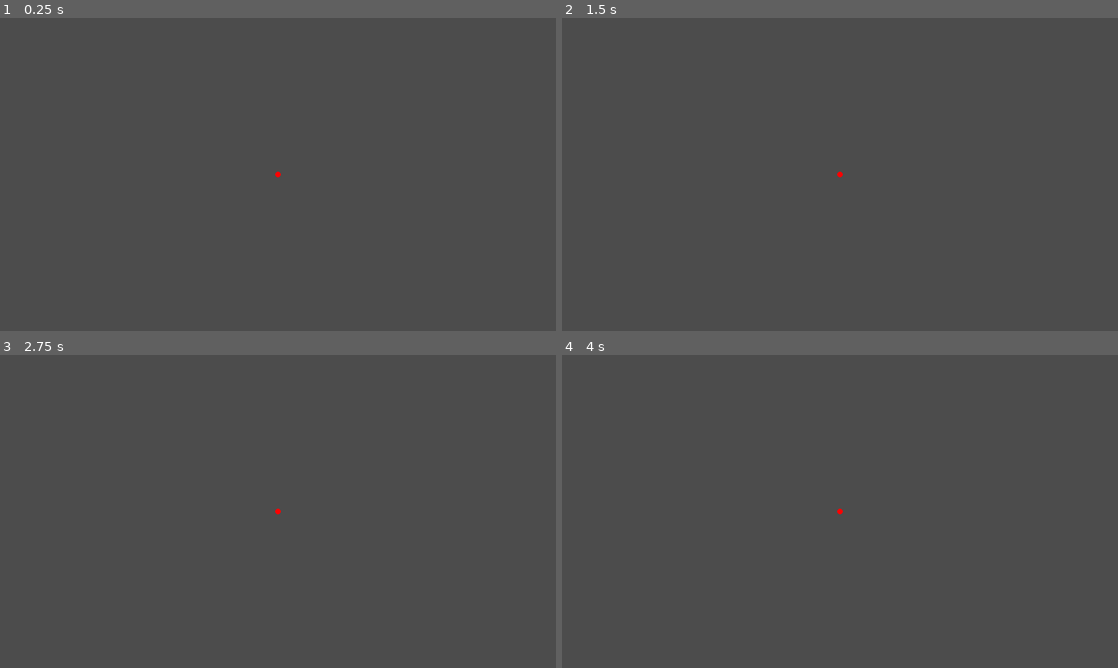
Above: before the commit, frames 1-4 (two rows, left to right).
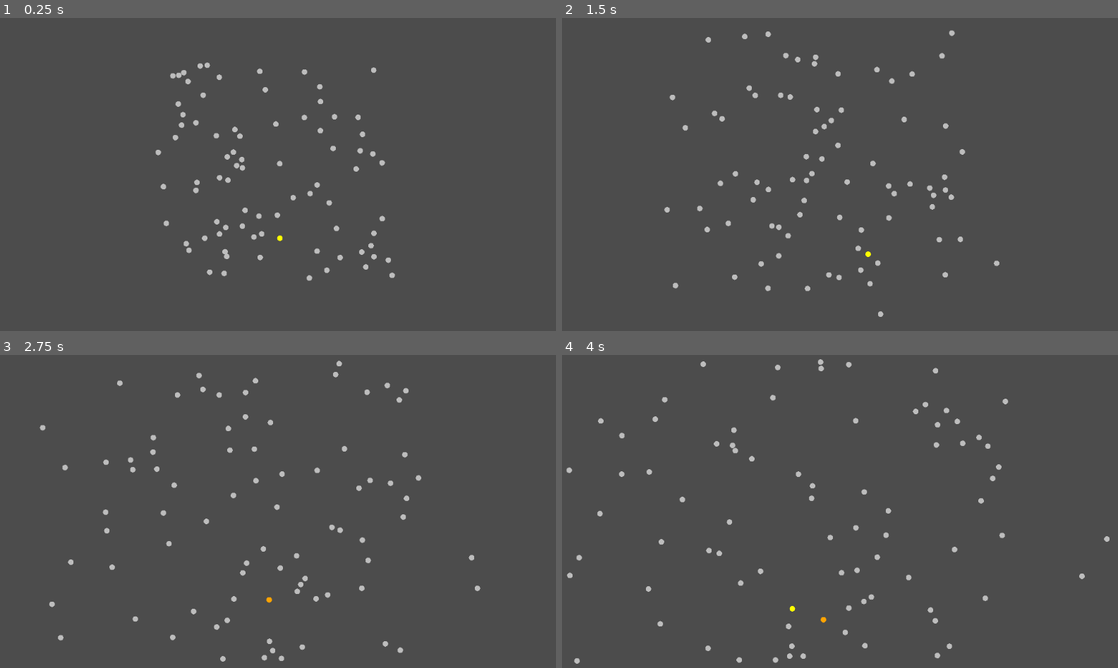
Above: after the commit, the same moments.

Repository: h4de5/godot-wusely
Game: Godot game, scene res://src/game.tscn
The game is run twice, just before and just after one commit, with the same random seed, the same clock (stepped at 60 frames per second) and the same inputs.
Inputs:
- Up to frame 1 (0.25 s): no input
- Up to frame 2 (1.5 s): no input
- Up to frame 3 (2.75 s): no input
- Up to frame 4 (4 s): no input

The runs differ from the first frame. In frame 1, 1.3% of the frame differs, in the area x 27-72%, y 14-85%; in frame 2, 1.3%; in frame 3, 1.3%; in frame 4, 1.3%, in the area x 0-99%, y 1-99%.

Commit message:
Add main to create hosts, working show case

Diff:
--- a/src/game.tscn
+++ b/src/game.tscn
@@ -1,38 +1,37 @@
 [gd_scene load_steps=4 format=2]
 
-[ext_resource path="res://src/host.tscn" type="PackedScene" id=1]
+[ext_resource path="res://src/main.gd" type="Script" id=2]
 
 [sub_resource type="RectangleShape2D" id=1]
-extents = Vector2( 3.55664, 80.9852 )
+extents = Vector2( 3.77576, 276.618 )
 
 [sub_resource type="RectangleShape2D" id=2]
-extents = Vector2( 160.574, 3.1938 )
+extents = Vector2( 509.308, 3.1938 )
 
 [node name="game" type="Node2D"]
+script = ExtResource( 2 )
 
 [node name="level" type="Node" parent="."]
 
 [node name="StaticBody2D" type="StaticBody2D" parent="level"]
 
 [node name="CollisionShape2D" type="CollisionShape2D" parent="level/StaticBody2D"]
-position = Vector2( -156.658, -1.43393 )
+position = Vector2( -500, 0 )
 shape = SubResource( 1 )
 
 [node name="CollisionShape2D2" type="CollisionShape2D" parent="level/StaticBody2D"]
-position = Vector2( 157.375, -1.79242 )
+position = Vector2( 500, 0 )
 shape = SubResource( 1 )
 
 [node name="CollisionShape2D3" type="CollisionShape2D" parent="level/StaticBody2D"]
-position = Vector2( 1.43391, -85.6781 )
+position = Vector2( 0, -280 )
 shape = SubResource( 2 )
 
 [node name="CollisionShape2D4" type="CollisionShape2D" parent="level/StaticBody2D"]
-position = Vector2( 0.716949, 82.4518 )
+position = Vector2( 0, 280 )
 shape = SubResource( 2 )
 
 [node name="Camera2D" type="Camera2D" parent="level"]
 current = true
 
-[node name="dots" type="Node" parent="."]
-
-[node name="dot" parent="dots" instance=ExtResource( 1 )]
+[node name="hosts" type="Node" parent="."]
--- a/src/host.gd
+++ b/src/host.gd
@@ -1,9 +1,10 @@
-extends Node2D
+extends KinematicBody2D
 #extends Reference
 
 # class_name Host
 
-const COLOR_BASE = Color(255, 255, 255, 255)
+const COLOR_BASE = Color.gray
+const COLOR_DEATH = Color.black
 
 #const Virus = preload("res://src/virus.gd")
 #const Infection = preload("res://src/infection.gd")
@@ -11,11 +12,15 @@
 # TODO - get each host a randomize name
 
 onready var sprite = get_node("Sprite")
+onready var infections = get_node("Infections")
 
-var infections: Array = Array()
+#var infections: Array = Array()
+
 
 # whener a dot is dead
 var is_dead : bool = false setget set_dead
+var direction : Vector2 = Vector2(0,0)
+var speed = 30
 
 func set_dead(val: bool):
 	is_dead = val
@@ -24,12 +29,16 @@
 func infect(virus):
 	#var infection : Infection
 	# create a new infection based on given virus
-	var infection = load("res://src/infection.gd").new()
+	# for reference
+	#var infection = load("res://src/infection.gd").new()
+	# for nodes
+	var infection = load("res://src/infection.tscn").instance()
 	# TODO - change here to duplicate/clone - instead of ref
+	infection.host = self
 	infection.virus = virus
-	infection.host = self
 	# add infection to hosts list
-	infections.append(infection)
+#	infections.append(infection)
+	infections.add_child(infection)
 
 	# infection.connect("SIGNAL_VULNERABLE", infection, "on_contagion")
 	# infection.emit_signal("SIGNAL_CONTAGIOUS")
@@ -44,13 +53,14 @@
 	# TODO - even a dead body could be vulnerable
 	if is_dead:
 		is_vulnerable = false
-	elif len(infections) > 0:
+	#elif len(infections) > 0:
+	elif infections.get_child_count() > 0:
 		# if i have the virus in question
 		# and if I am immune
 		# than I cannot get the virus again
-		for infection in infections:
+		for infection in infections.get_children():
 			if infection.virus == virus and \
-				infection.is_vulnerable:
+				! infection.is_vulnerable:
 				is_vulnerable = false
 				break
 	return is_vulnerable
@@ -60,8 +70,10 @@
 
 	# go through all my current infections
 	# check if encounter is voluarable
-	if len(infections) > 0:
-		for infection in infections:
+#	if len(infections) > 0:
+	if infections.get_child_count() > 0:
+		#print('i could infect somebody')
+		for infection in infections.get_children():
 			# for each infection that is still contagious
 			# check if the encounter is still vulnerable
 			# and infect encounter only if chance is successfull
@@ -80,11 +92,39 @@
 
 # Called when the node enters the scene tree for the first time.
 func _ready():
-	set_color(Color(255, 0, 0, 255))
-	pass # Replace with function body.
+	set_color(COLOR_BASE)
+	position = Vector2(randf() * 400 -200, randf() * 400 -200)
+#	Vector2 move_and_slide(linear_velocity: Vector2, up_direction: Vector2 = Vector2( 0, 0 ),
+#	stop_on_slope: bool = false, max_slides: int = 4, floor_max_angle: float = 0.785398, infinite_inertia: bool = true)
+
+	direction = Vector2(randf() * 400 -200, randf() * 400 -200)
+
+	#move_and_slide(, floor_direction=Vector2(0,0), slope_stop_min_velocity=5,max_bounces=4)
+
+#func _physics_process(delta: float) -> void:
+func _process(delta: float) -> void:
+	 # Get velocity
+	var velocity = speed * delta * direction # move slow? increases speed or multiply this x 100
+	# move and slide:
+	if !is_dead:
+		move_and_slide(velocity)
+	# check if there is a collision:
+	if get_slide_count() > 0:
+		var collision = get_slide_collision(0)
+		if collision != null:
+			direction = direction.bounce(collision.normal) # do ball bounce
+#			if collision.collider extends load('res://src/hosts.gd'):
+			if collision.collider.get_script() == load("res://src/host.gd"):
+				meet(collision.collider)
+				#print('i met another host')
+
 
 func set_color(color: Color):
 	sprite.modulate = color
+#	call_deferred("_set_color", color)
+
+#func _set_color(color: Colo#r):
+
 
 # Called every frame. 'delta' is the elapsed time since the previous frame.
 #func _process(delta):
--- a/src/host.tscn
+++ b/src/host.tscn
@@ -3,20 +3,18 @@
 [ext_resource path="res://assets/circle.svg" type="Texture" id=1]
 [ext_resource path="res://src/host.gd" type="Script" id=2]
 
-
 [sub_resource type="CircleShape2D" id=1]
 radius = 4.97443
 
-[node name="dot" type="Node2D"]
-self_modulate = Color( 0, 0, 0, 1 )
+[node name="host" type="KinematicBody2D"]
 script = ExtResource( 2 )
 
-[node name="KinematicBody2D" type="KinematicBody2D" parent="."]
-
-[node name="CollisionShape2D" type="CollisionShape2D" parent="KinematicBody2D"]
+[node name="CollisionShape2D" type="CollisionShape2D" parent="."]
+scale = Vector2( 1, 1 )
 shape = SubResource( 1 )
 
 [node name="Sprite" type="Sprite" parent="."]
-modulate = Color( 1, 0, 0, 1 )
 scale = Vector2( 0.1, 0.1 )
 texture = ExtResource( 1 )
+
+[node name="Infections" type="Node" parent="."]
--- a/src/infection.gd
+++ b/src/infection.gd
@@ -1,15 +1,15 @@
-#extends Node
-extends Reference
+extends Node
+#extends Reference
 
 # class_name Infection
 #const Virus = preload("res://src/virus.gd")
 
-const TIME_SCALE = 1000
+const TIME_SCALE = 0.1
 
-const COLOR_VULNERABLE = Color.yellow
-const COLOR_INFECTED = Color.red
-const COLOR_CONTAGIOUS = Color.purple
-const COLOR_SYMPTOMS = Color.orange
+const COLOR_VULNERABLE = Color.beige # ?
+const COLOR_INFECTED = Color.yellow
+const COLOR_CONTAGIOUS = Color.orange
+const COLOR_SYMPTOMS = Color.red
 const COLOR_IMMUNE = Color.green
 
 # TODO - signals may go to host??
@@ -57,15 +57,16 @@
 # its only vulnerable if its not immune and not already infected
 func get_vulnerable():
 	# DONE - death is checked on host side too
-	if !host.is_dead and !is_immune and !is_infected:
+	if host and !host.is_dead and !is_immune and !is_infected:
 		return true
 	else:
 		return false
 
-func set_host(host):
-	self.host = host
+func set_host(h):
+	host = h
 
-func set_virus(virus):
+func set_virus(v):
+	virus = v
 	timer_to_contagion = virus.time_to_contagion * TIME_SCALE
 	timer_to_symptoms = virus.time_to_symptoms * TIME_SCALE
 	timer_to_cure = virus.time_to_cure * TIME_SCALE
@@ -77,7 +78,7 @@
 #	connect("SIGNAL_VULNERABLE", self, on_contagion)
 	pass
 
-func _process(delta):
+func _process(delta: float) -> void:
 	# reduce timers by delta time
 	if timer_to_contagion > 0:
 		timer_to_contagion = max(0, timer_to_contagion-delta)
@@ -105,16 +106,19 @@
 func on_infected():
 	# if the host gets the virus, the host is infected
 	is_infected = true
+	host.set_color(COLOR_INFECTED)
 	emit_signal("SIGNAL_INFECTED")
 
 func on_contagion():
 	if virus.chance(virus.chance_of_contagion):
 		is_contagious = true
+		host.set_color(COLOR_CONTAGIOUS)
 		emit_signal("SIGNAL_CONTAGIOUS")
 
 func on_symptoms():
 	if virus.chance(virus.chance_of_symptoms):
 		is_symptoms = true
+		host.set_color(COLOR_SYMPTOMS)
 		emit_signal("SIGNAL_SYMPTOMS")
 
 func on_cure():
@@ -122,10 +126,13 @@
 		is_infected = false
 		is_contagious = false
 		is_symptoms = false
+		timer_to_death = -1
+		host.set_color(COLOR_VULNERABLE)
 		emit_signal("SIGNAL_CURED")
 
 		if virus.chance(virus.chance_of_immune):
 			is_immune = true
+			host.set_color(COLOR_IMMUNE)
 			emit_signal("SIGNAL_IMMUNE")
 
 		else:
@@ -139,6 +146,11 @@
 
 func on_death():
 	# only die if you show symptoms
-	if is_symptoms :
-		host.is_death = true
-		emit_signal("SIGNAL_DEATH")
+#	if is_symptoms :
+	timer_to_death = -1
+	timer_to_contagion = -1
+	timer_to_cure = -1
+	timer_to_symptoms = -1
+	host.is_dead = true
+	host.set_color(host.COLOR_DEATH)
+	emit_signal("SIGNAL_DEATH")
--- /dev/null
+++ b/src/infection.tscn
@@ -0,0 +1,6 @@
+[gd_scene load_steps=2 format=2]
+
+[ext_resource path="res://src/infection.gd" type="Script" id=1]
+
+[node name="Node" type="Node"]
+script = ExtResource( 1 )
--- /dev/null
+++ b/src/main.gd
@@ -0,0 +1,24 @@
+extends Node2D
+
+
+# Declare member variables here. Examples:
+# var a = 2
+# var b = "text"
+const host = preload("res://src/host.tscn")
+
+
+# Called when the node enters the scene tree for the first time.
+func _ready():
+	set_hosts()
+
+func set_hosts():
+
+	for i in range(80):
+		get_node("hosts").add_child(host.instance())
+	outbreak()
+
+func outbreak():
+	var virus = load("res://src/virus.gd").new()
+	var patient0 = host.instance()
+	get_node("hosts").add_child(patient0)
+	patient0.infect(virus)
--- a/src/virus.gd
+++ b/src/virus.gd
@@ -22,7 +22,7 @@
 #
 
 # how likely it is to infect other people
-const chance_of_infection : float = 0.5
+const chance_of_infection : float = 0.8
 # how likely it is to show symptoms
 const chance_of_contagion : float = 1.0
 # how likely it is to show symptoms
